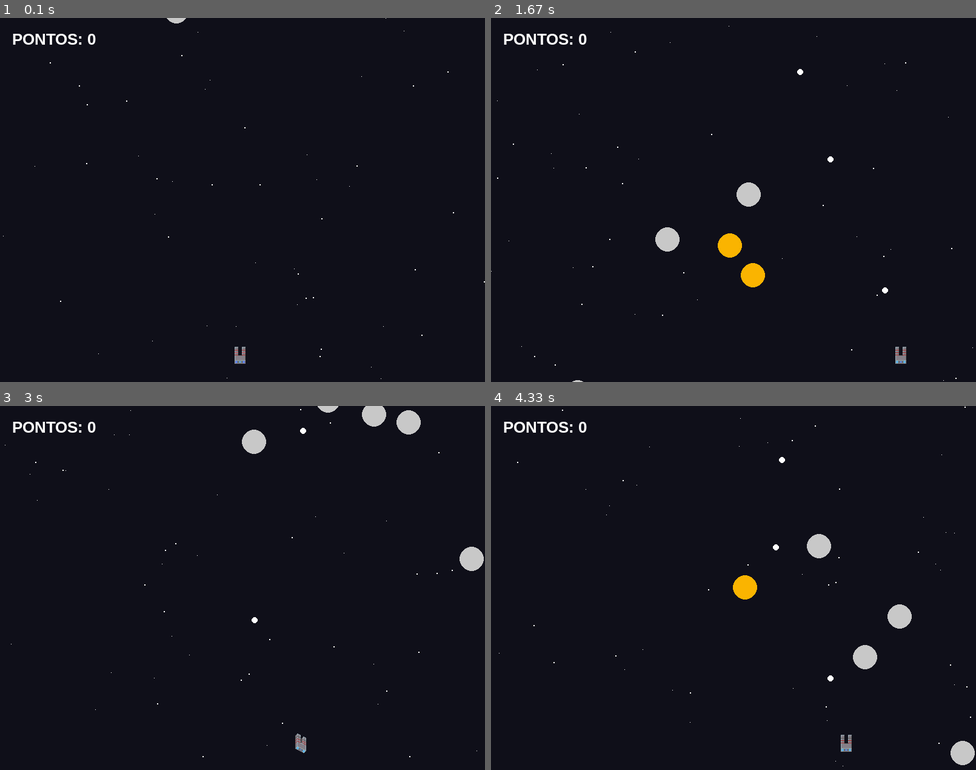
Above: before the commit, frames 1-4 (two rows, left to right).
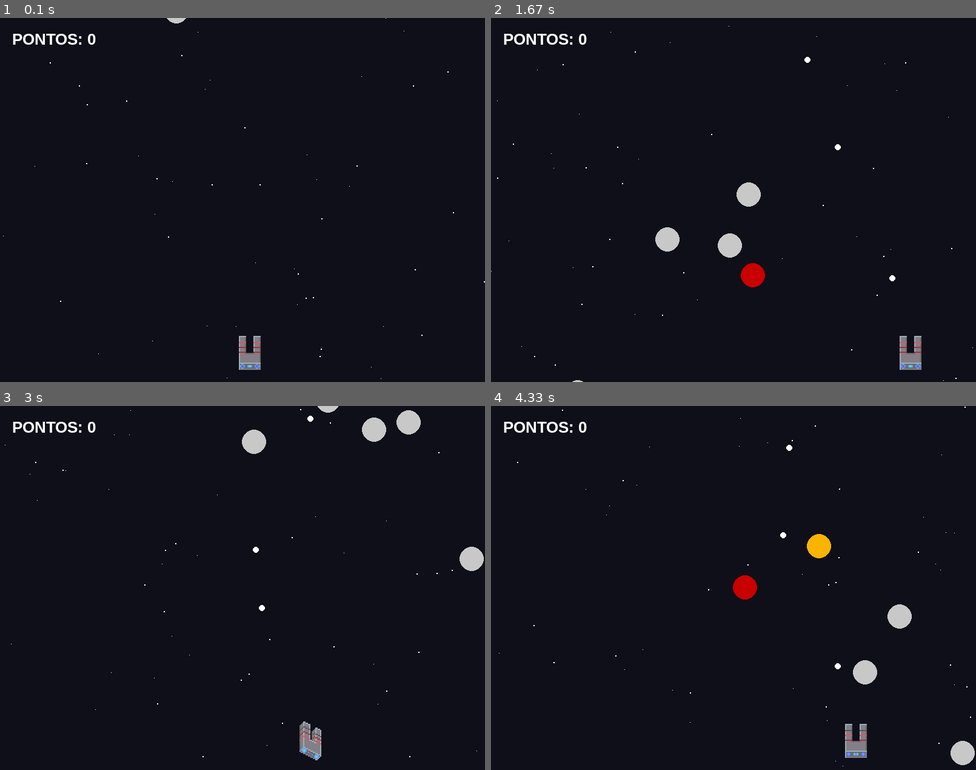
Above: after the commit, the same moments.

Repository: jeser-cavali/projeto-pygame
Game: pygame game, started from Main.py
Same seed, same stepped clock (60 frames per second), same inputs: the game is played once before the commit and once after it.
Inputs:
- Up to frame 1 (0.1 s): no input
- Up to frame 2 (1.67 s): tap Space at 0.33, 0.73, 1.03, 1.23, 1.53 s; hold Right 0.67-1.13 s; hold Right 1.17-1.63 s
- Up to frame 3 (3 s): hold Left 1.67-2.2 s; tap Space at 1.73, 2.03, 2.3, 2.6, 2.73 s; hold Left 2.23-2.63 s; hold Right from 2.67 s (still down)
- Up to frame 4 (4.33 s): tap Space at 3.03, 3.4, 3.7, 3.9, 4.2 s; release Right at 3.3 s; hold Left 3.33-3.8 s; hold Right 3.83-4.3 s

The runs differ from the first frame. In frame 1, 0.4% of the frame differs, in the area x 48-54%, y 87-97%; in frame 2, 1.0%; in frame 3, 0.8%; in frame 4, 1.4%, in the area x 49-80%, y 10-97%.

Commit message:
refinamento de lógica

Diff:
--- a/Nave.py
+++ b/Nave.py
@@ -7,7 +7,7 @@
     def __init__(self, largura_tela, altura_tela, velocidade=5, cor=(0, 255, 100)):
         super().__init__(
             x=largura_tela // 2 - 20,
-            y=altura_tela - 60,
+            y=altura_tela - 80,
             largura=40,
             altura=40,
             cor=cor,
@@ -83,6 +83,7 @@
             ]
         ]
         self.sprite_frame = 0
+        self.intervalo_frames = pygame.time.get_ticks()
 
         try:
             self.sprites = [
@@ -107,7 +108,7 @@
         for i in range(len(grid_frames)):
             for x in range(0, 96, 32):
                 for y in range(0, 96, 32):
-                    self.complex_sprites[x//32][y//32][i] = grid_frames[i].subsurface((x, y, 32, 32))
+                    self.complex_sprites[x//32][y//32][i] = pygame.transform.scale(grid_frames[i].subsurface((x, y, 32, 32)), (64,64))
 
     def processar_evento(self, evento):
         if evento.type == pygame.KEYDOWN:
@@ -138,7 +139,7 @@
 
     def atirar(self):
         # Esta parte la terminará tu compañero en Projetil.py
-        self.tiros.append(Projetil.Projetil(self.rect.x + 20, self.rect.y))
+        self.tiros.append(Projetil.Projetil(self.rect.x + 32, self.rect.y))
         pass
 
     # TODO Mecânica de tiros
@@ -149,10 +150,12 @@
                 self.tiros.remove(tiro)
 
     def atualizar_frame(self):
-        if self.sprite_frame != 3:
-            self.sprite_frame += 1
-        else:
-            self.sprite_frame = 0
+        if (pygame.time.get_ticks() - self.intervalo_frames) >= 200:
+            self.intervalo_frames = pygame.time.get_ticks()
+            if self.sprite_frame != 3:
+                self.sprite_frame += 1
+            else:
+                self.sprite_frame = 0
 
     def atualizar(self):
         self.mover()
